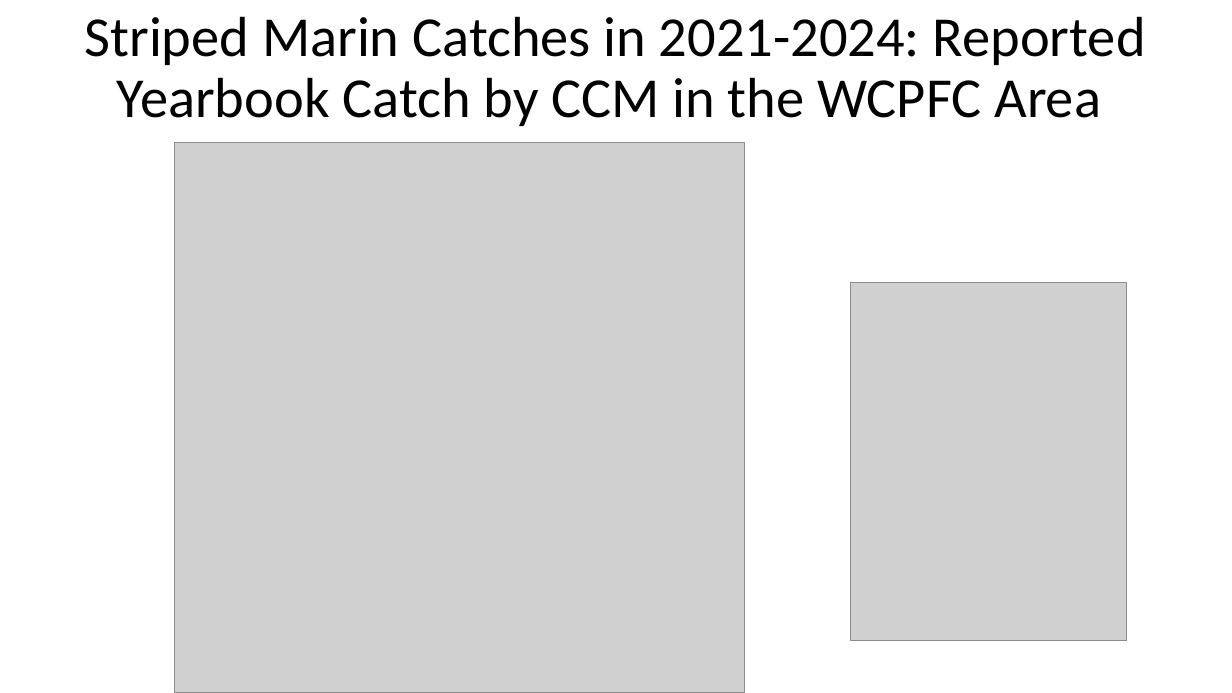
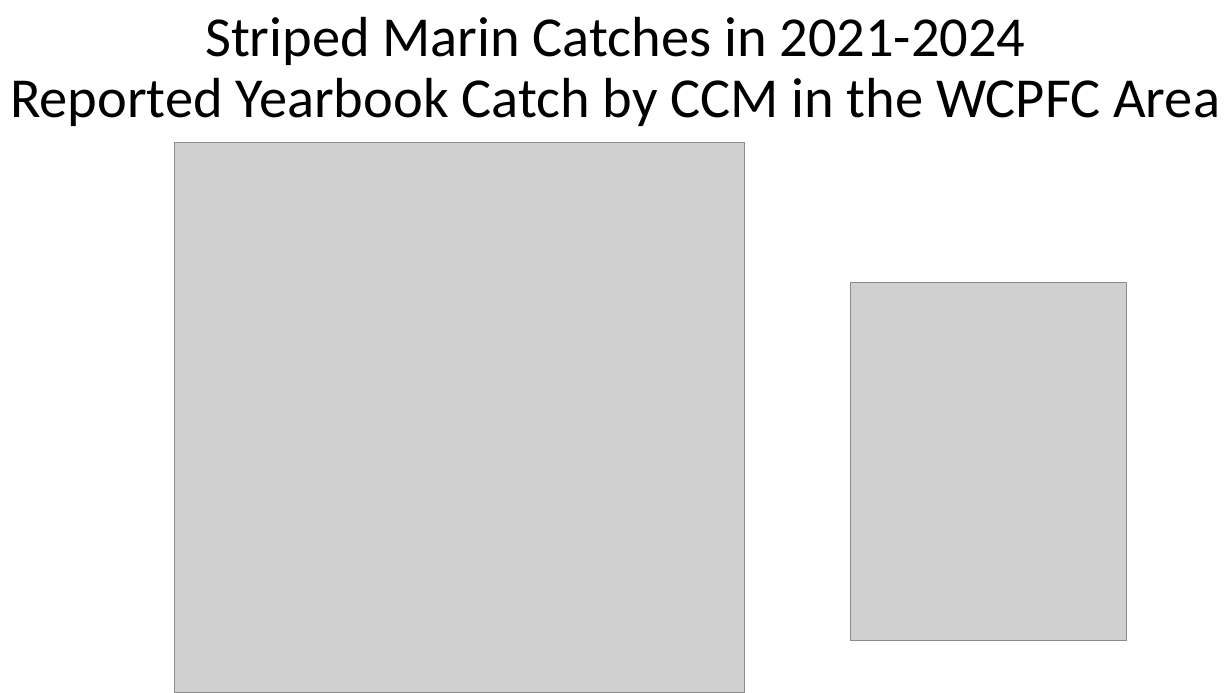
Before and after one commit to PIFSCstockassessments/2024-WCNPO-MLS-Rebuilding, a slide deck: slide 22 of 2025-MLS-projections/2025 MLS projections for CMM 24-06.pptx. Drawn at 1232x693 pixels with LibreOffice and Linux fonts; fonts in the diff are those of the drawing; grey boxes stand for pictures. Boxes give left, top, right and bottom in pixels: in the first picture for what was removed or moved away, otherwise in the second. Text is boxed around its words. In the diff, an @@ line names an element or a change of style, - is before the commit and + after.

Commit message:
Update presentation

```diff
--- a/2025-MLS-projections/2025 MLS projections for CMM 24-06.pptx
+++ b/2025-MLS-projections/2025 MLS projections for CMM 24-06.pptx
@@ text at <box>10,16,1220,126</box>: text changed @@
-Striped Marin Catches in 2021-2024: Reported Yearbook Catch by CCM in the WCPFC Area
+Striped Marin Catches in 2021-2024
+Reported Yearbook Catch by CCM in the WCPFC Area
```
Also in this commit, not shown: 5 other slides changed, 26 slides added, 15 slides removed.
